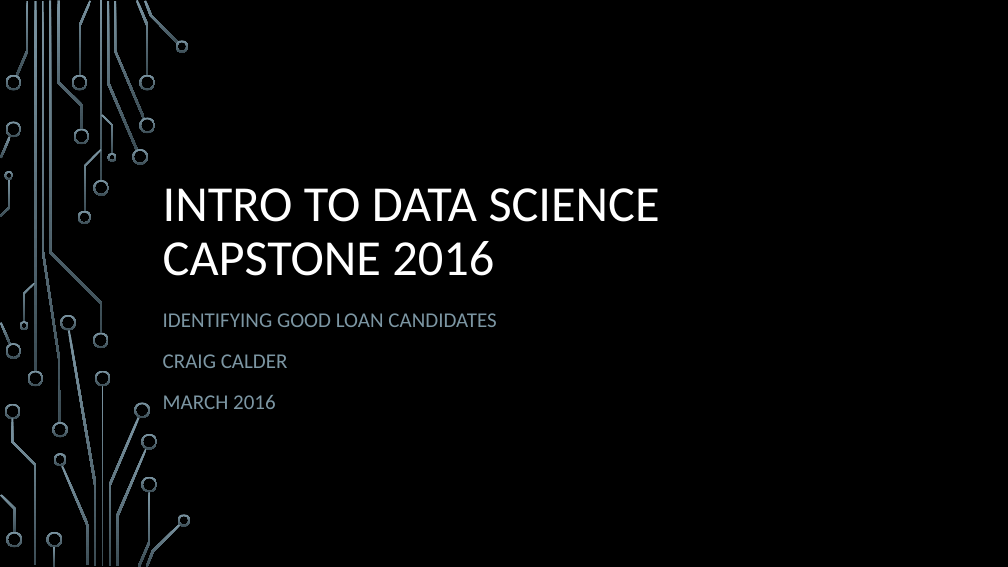
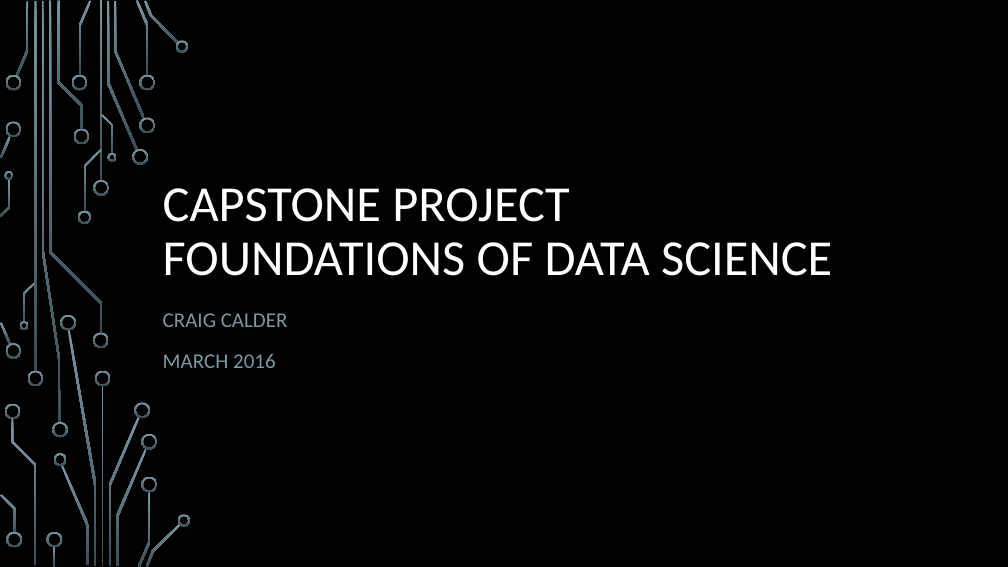
Before and after one commit to clcinpdx/datascience, a slide deck: slide 1 of capstone/Calder-Capstone-Models_LOGREG_TREE.pptx. Drawn at 1008x567 pixels with LibreOffice and Linux fonts; fonts in the diff are those of the drawing; background and template pictures are left out. Boxes give left, top, right and bottom in pixels: in the first picture for what was removed or moved away, otherwise in the second. Text is boxed around its words. In the diff, an @@ line names an element or a change of style, - is before the commit and + after.

```diff
--- a/capstone/Calder-Capstone-Models_LOGREG_TREE.pptx
+++ b/capstone/Calder-Capstone-Models_LOGREG_TREE.pptx
@@ title at box(163, 188, 832, 276): text changed @@
-INTRO TO DATA SCIENCE
-CAPSTONE 2016
+CAPSTONE PROJECT
+FOUNDATIONS OF DATA SCIENCE
@@ subtitle at box(163, 313, 496, 327): paragraph removed @@
-IDENTIFYING GOOD LOAN CANDIDATES
```
Also in this commit, not shown: 5 other slides changed, 5 slides added, 13 slides removed, 3 other files.
